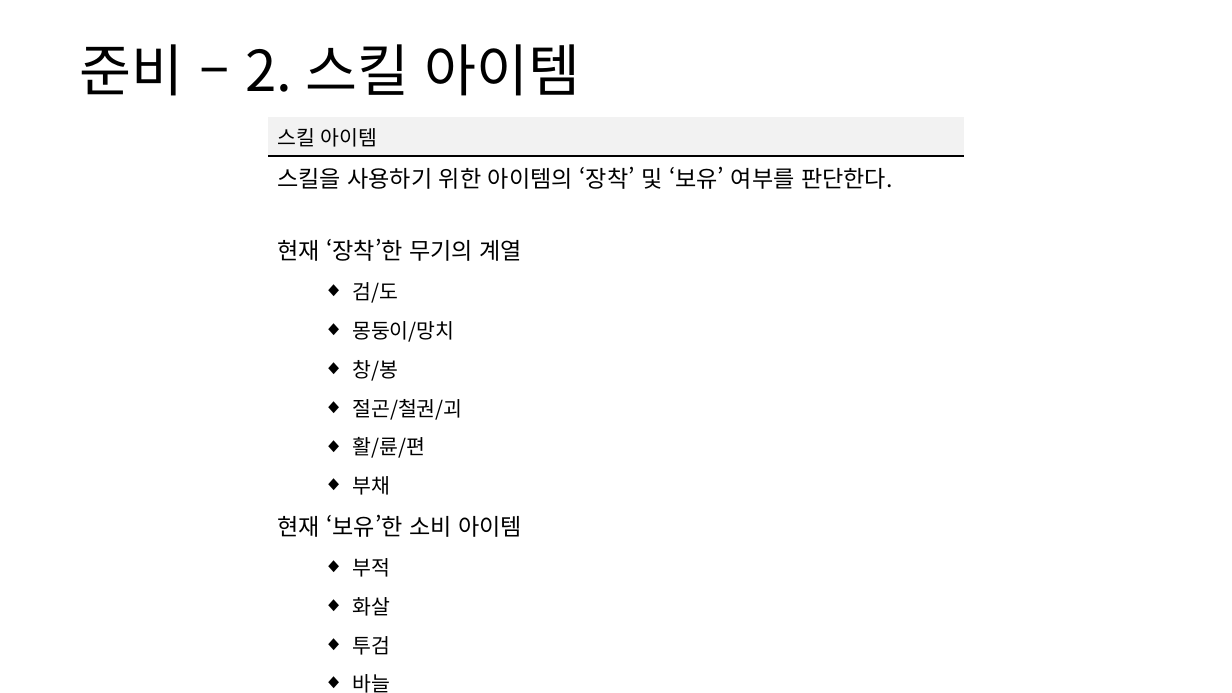
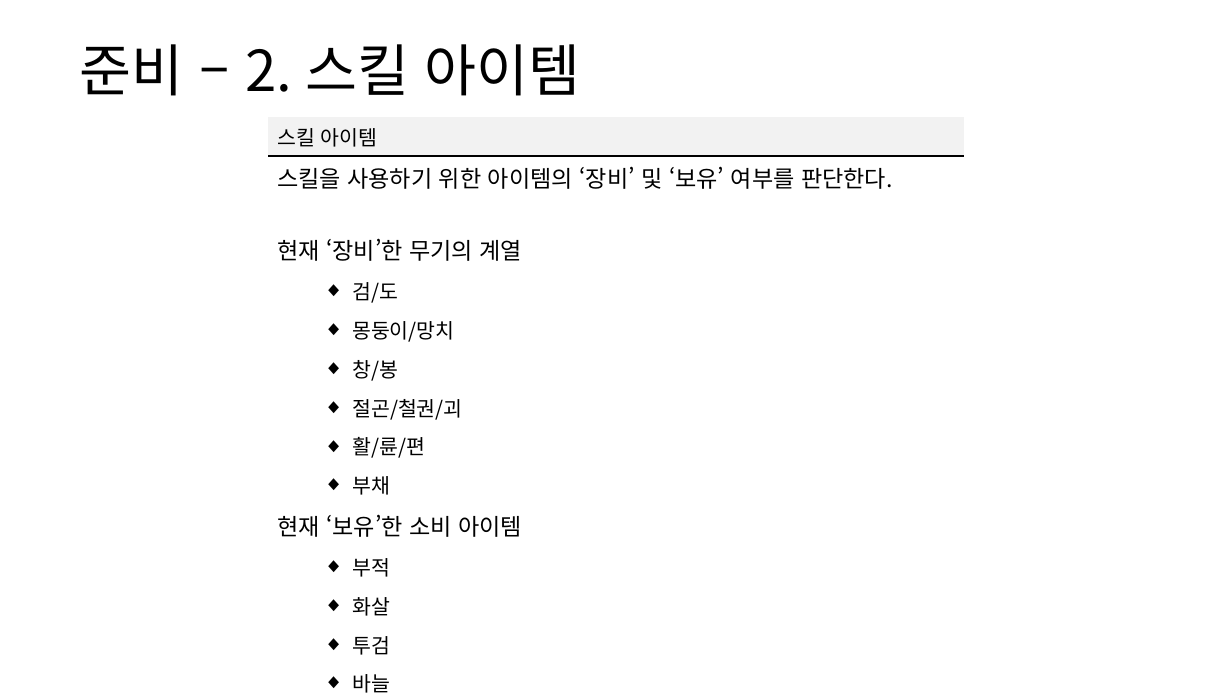
Before and after one commit to yjk0401/unityenginebasic_9th, a slide deck: slide 15 of 기획/방랑엽사전/스킬 시스템 기획서.pptx. Drawn at 1232x693 pixels with LibreOffice and Linux fonts; fonts in the diff are those of the drawing. Boxes give left, top, right and bottom in pixels: in the first picture for what was removed or moved away, otherwise in the second. Text is boxed around its words. In the diff, an @@ line names an element or a change of style, - is before the commit and + after.

```diff
--- a/기획/방랑엽사전/스킬 시스템 기획서.pptx
+++ b/기획/방랑엽사전/스킬 시스템 기획서.pptx
@@ table at <box>268,117,964,693</box> @@
-row 2, column 1: 스킬을 사용하기 위한 아이템의 ‘장착’ 및 ‘보유’ 여부를 판단한다.
+row 2, column 1: 스킬을 사용하기 위한 아이템의 ‘장비’ 및 ‘보유’ 여부를 판단한다.
-row 4, column 1: 현재 ‘장착’한 무기의 계열
+row 4, column 1: 현재 ‘장비’한 무기의 계열
```
Also in this commit, not shown: 15 other slides changed, 12 other files.
